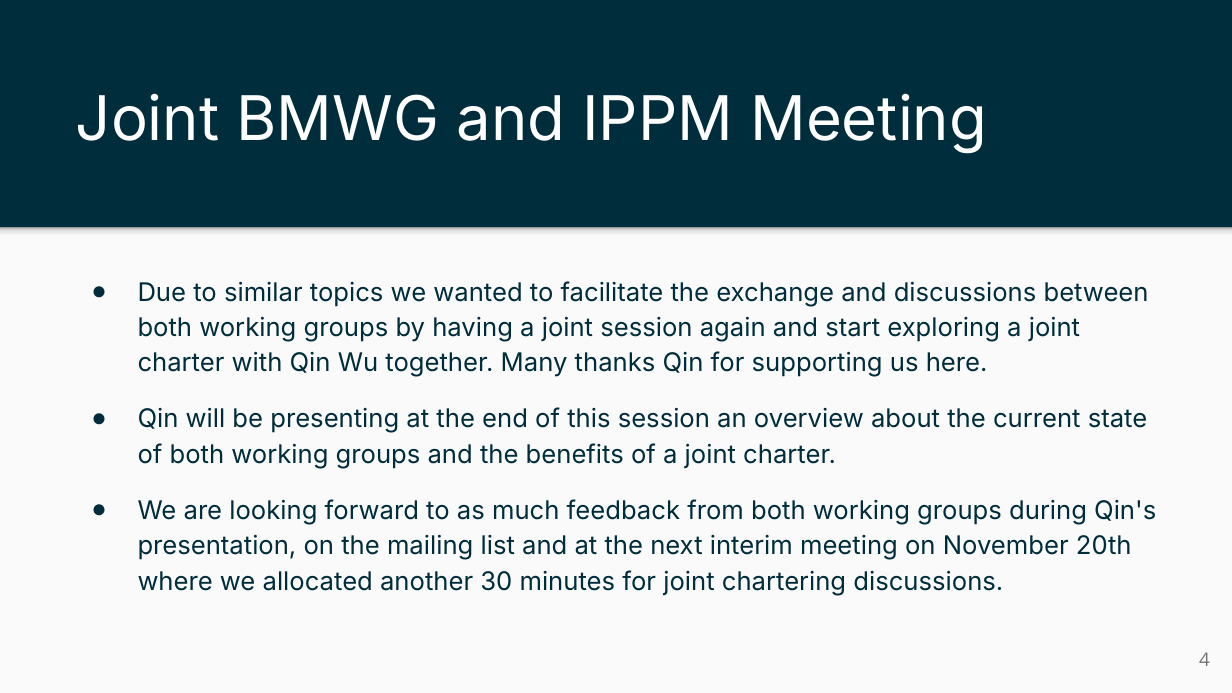
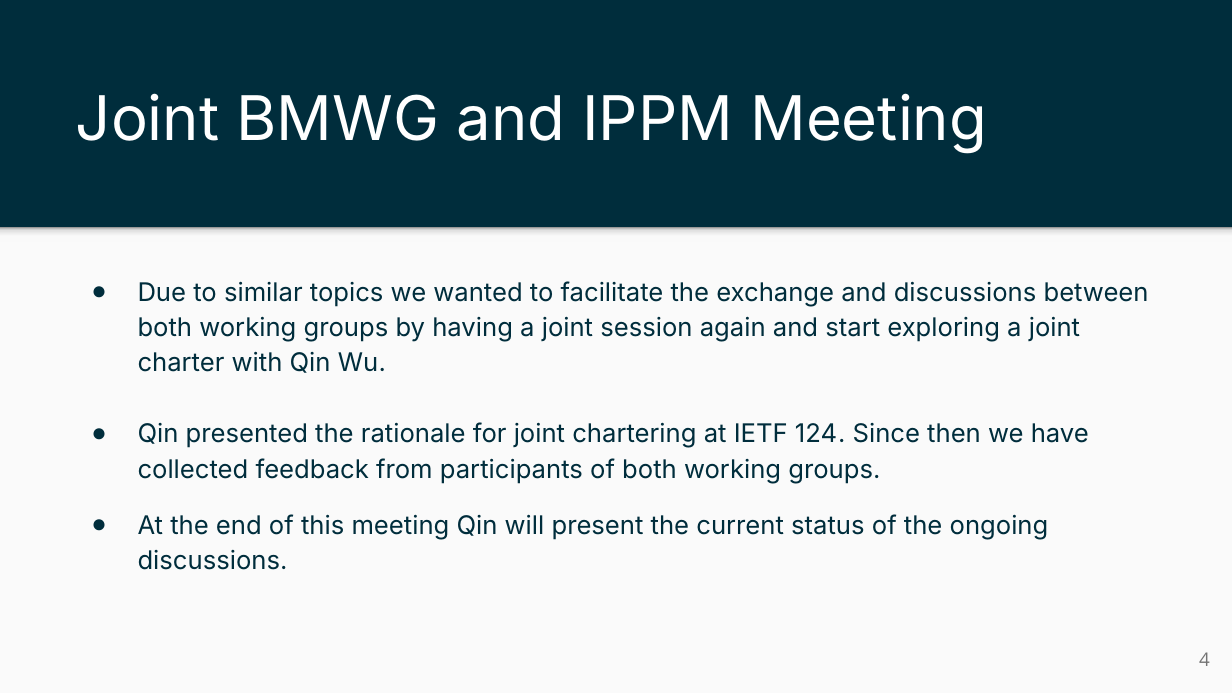
Before and after one commit to ietf-ippm/meeting-materials, a slide deck: slide 4 of interim-01/Slides/chair-slides-bmwg-ippm.pptx. Drawn at 1232x693 pixels with LibreOffice and Linux fonts; fonts in the diff are those of the drawing. Boxes give left, top, right and bottom in pixels: in the first picture for what was removed or moved away, otherwise in the second. Text is boxed around its words. In the diff, an @@ line names an element or a change of style, - is before the commit and + after.

Commit message:
Minor edits to chair slides
* Remove on-site tips,
* Update description of joint chartering discussion

```diff
--- a/interim-01/Slides/chair-slides-bmwg-ippm.pptx
+++ b/interim-01/Slides/chair-slides-bmwg-ippm.pptx
@@ text at box(138, 281, 1149, 570): text changed @@
-● Due to similar topics we wanted to facilitate the exchange and discussions between both working groups by having a joint session again and start exploring a joint charter with Qin Wu together. Many thanks Qin for supporting us here.
-● Qin will be presenting at the end of this session an overview about the current state of both working groups and the benefits of a joint charter.
-● We are looking forward to as much feedback from both working groups during Qin's presentation, on the mailing list and at the next interim meeting on November 20th where we allocated another 30 minutes for joint chartering discussions.
+● Due to similar topics we wanted to facilitate the exchange and discussions between both working groups by having a joint session again and start exploring a joint charter with Qin Wu.
+● Qin presented the rationale for joint chartering at IETF 124. Since then we have collected feedback from participants of both working groups.
+● At the end of this meeting Qin will present the current status of the ongoing discussions.
```
Also in this commit, not shown: 1 other slide changed.
